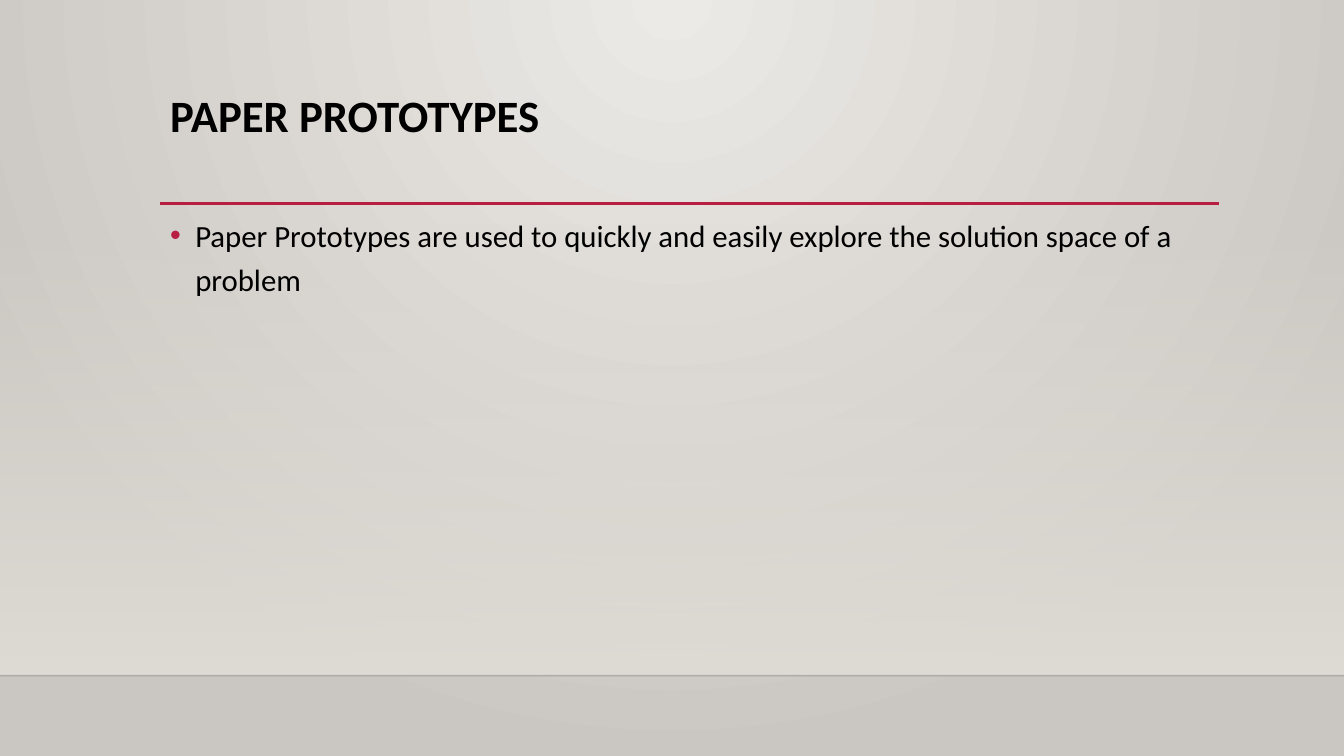
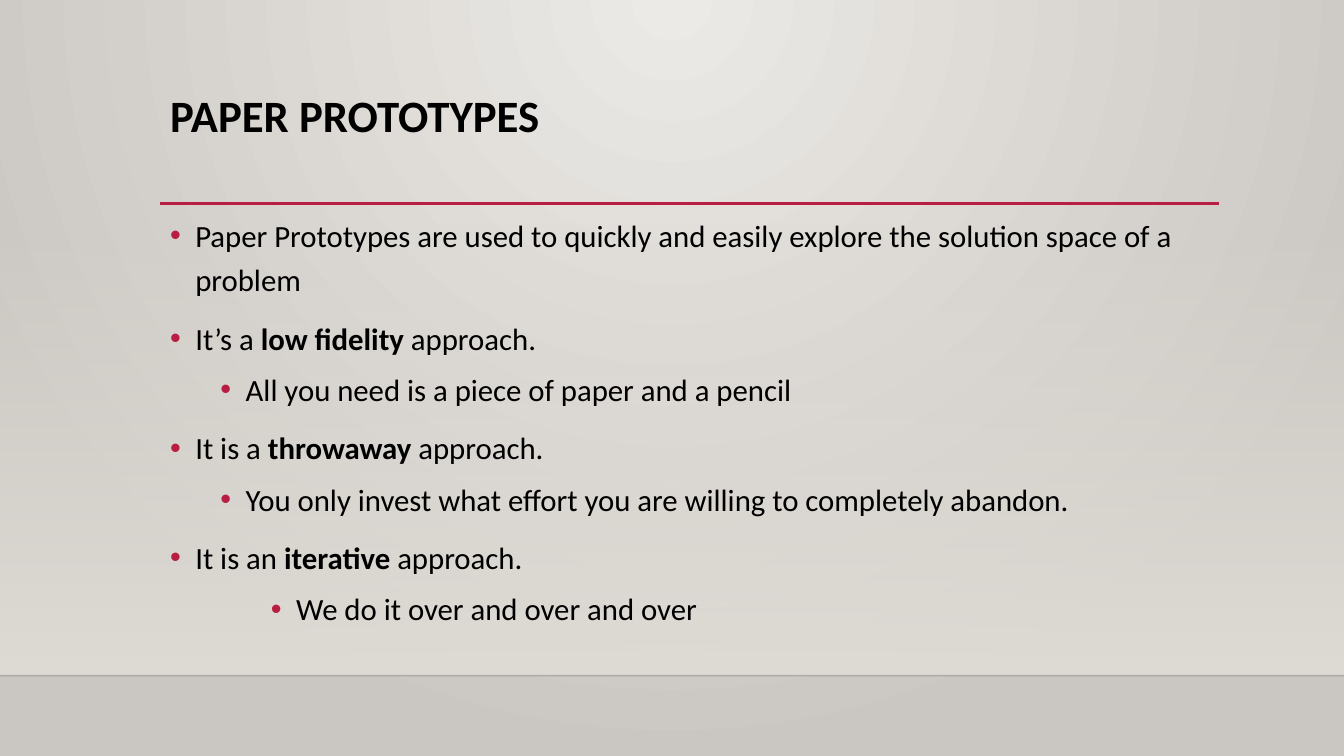
Before and after one commit to binamrathapa/DDOOCP_25A, a slide deck: slide 1 of Note/Prototype.pptx. Drawn at 1344x756 pixels with LibreOffice and Linux fonts; fonts in the diff are those of the drawing; background and template pictures are left out. Boxes give left, top, right and bottom in pixels: in the first picture for what was removed or moved away, otherwise in the second. Text is boxed around its words. In the diff, an @@ line names an element or a change of style, - is before the commit and + after.

Commit message:
add paper prototype

```diff
--- a/Note/Prototype.pptx
+++ b/Note/Prototype.pptx
@@ text at [195,328,1068,621]: paragraphs added @@
+• It’s a low fidelity approach.
+  • All you need is a piece of paper and a pencil
+• It is a throwaway approach.
+  • You only invest what effort you are willing to completely abandon.
+• It is an iterative approach.
+    • We do it over and over and over
```
Also in this commit, not shown: 1 other slide changed, 7 slides added, 8 slides removed.
